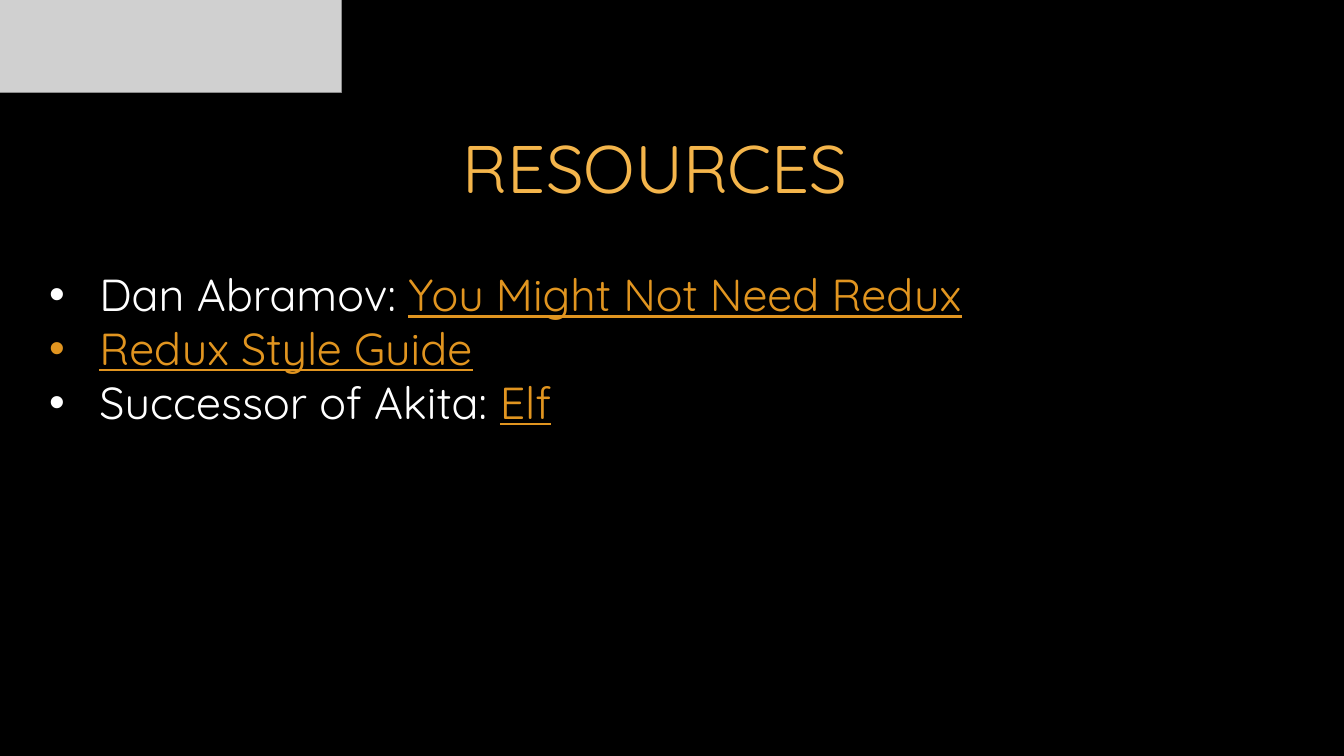
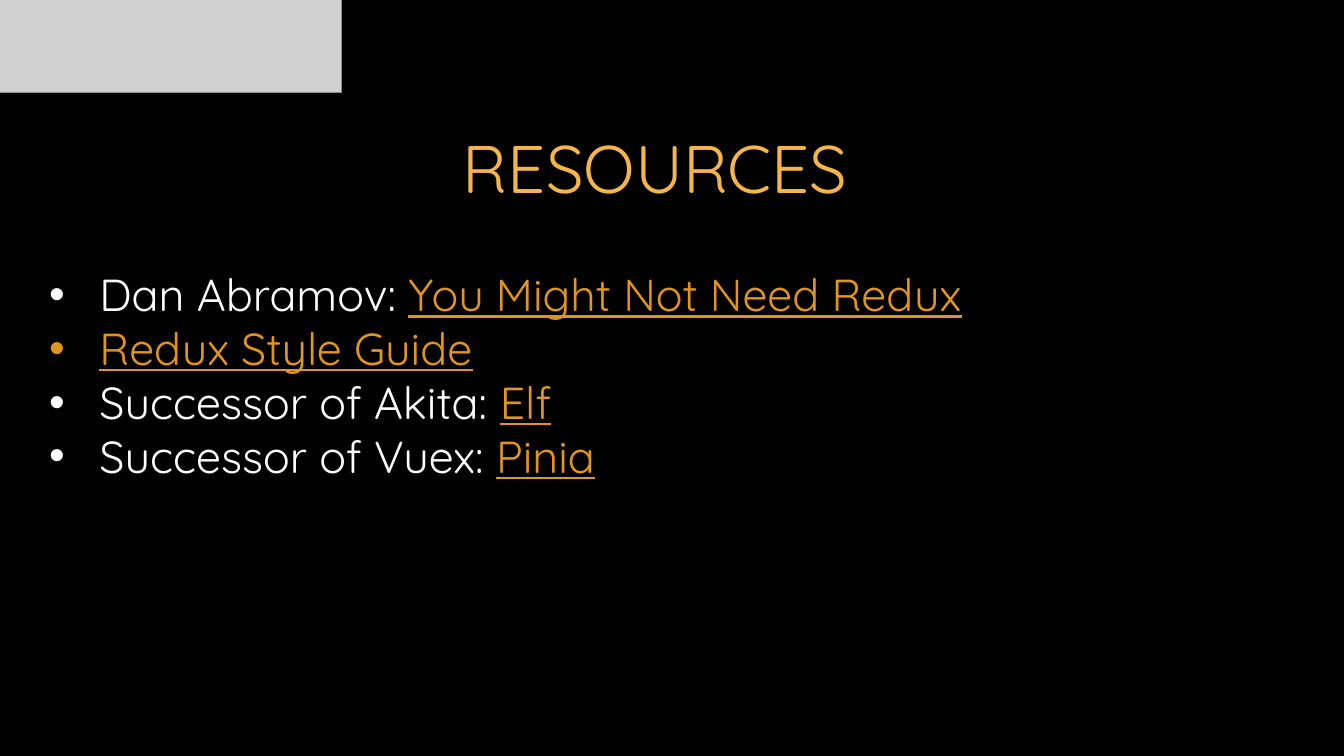
Before and after one commit to itenium-be/Redux, a slide deck: slide 12 of Redux.pptx (slide 11 before the commit). Drawn at 1344x756 pixels with LibreOffice and Linux fonts; fonts in the diff are those of the drawing; grey boxes stand for pictures; background and template pictures are left out. Boxes give left, top, right and bottom in pixels: in the first picture for what was removed or moved away, otherwise in the second. Text is boxed around its words. In the diff, an @@ line names an element or a change of style, - is before the commit and + after.

```diff
--- a/Redux.pptx
+++ b/Redux.pptx
@@ text at <box>99,440,595,479</box>: paragraph added @@
+• Successor of Vuex: Pinia
```
Also in this commit, not shown: 3 other slides changed, 3 other files.
